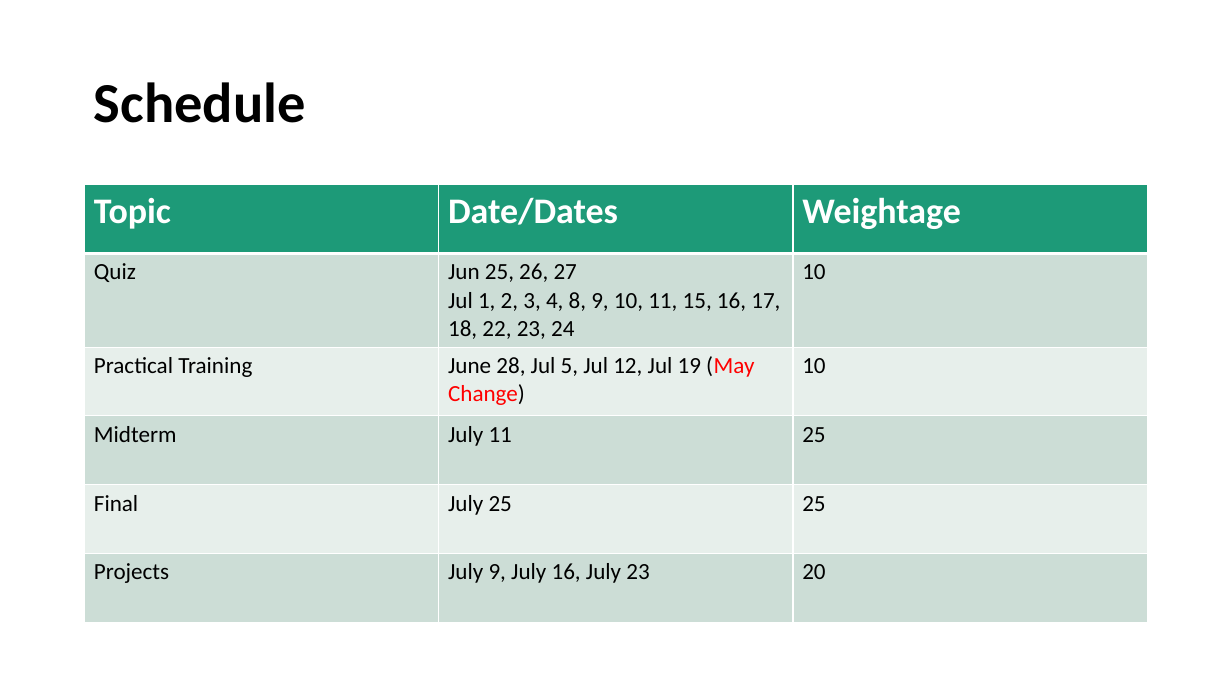
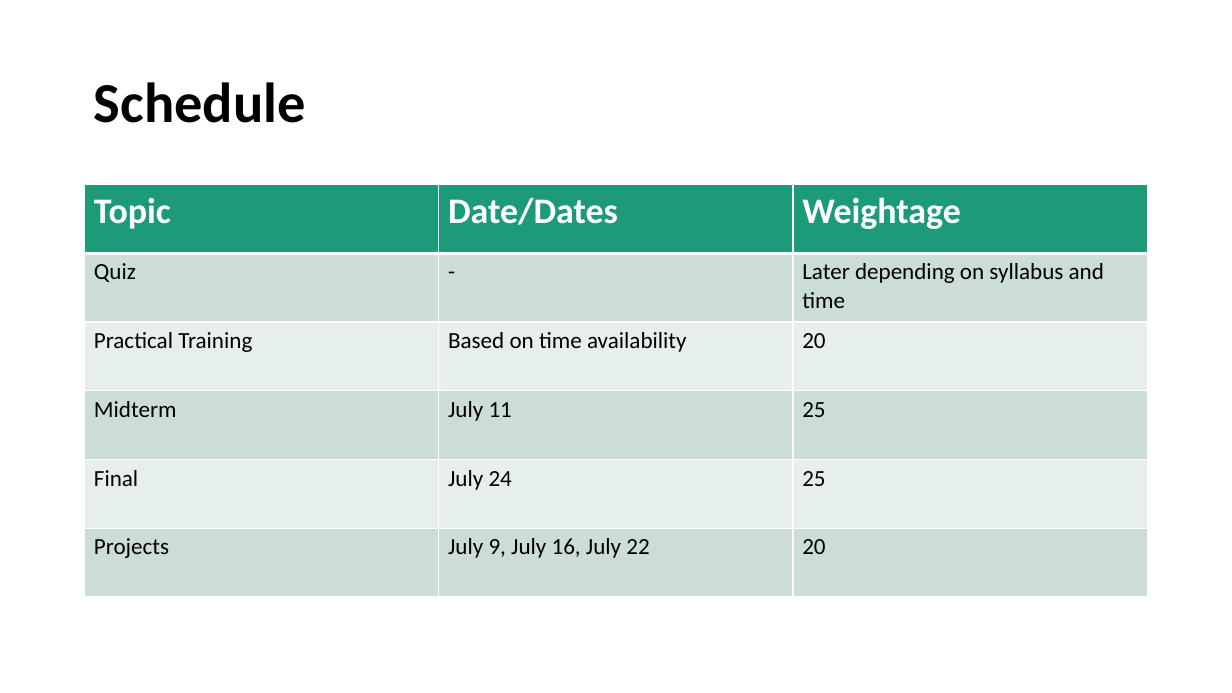
Before and after one commit to HKohin/Python-for-Upward-Bound-Program, a slide deck: slide 9 of PYTHON_1_Fundamentals of Python.pptx. Drawn at 1232x693 pixels with LibreOffice and Linux fonts; fonts in the diff are those of the drawing. Boxes give left, top, right and bottom in pixels: in the first picture for what was removed or moved away, otherwise in the second. Text is boxed around its words. In the diff, an @@ line names an element or a change of style, - is before the commit and + after.

```diff
--- a/PYTHON_1_Fundamentals of Python.pptx
+++ b/PYTHON_1_Fundamentals of Python.pptx
@@ table at (85, 185, 1147, 598) @@
-row 2, column 2: Jun 25, 26, 27 / Jul 1, 2, 3, 4, 8, 9, 10, 11, 15, 16, 17, 18, 22, 23, 24
+row 2, column 2: -
-row 2, column 3: 10
+row 2, column 3: Later depending on syllabus and time
-row 3, column 2: June 28, Jul 5, Jul 12, Jul 19 (May Change)
+row 3, column 2: Based on time availability
-row 3, column 3: 10
+row 3, column 3: 20
-row 5, column 2: July 25
+row 5, column 2: July 24
-row 6, column 2: July 9, July 16, July 23
+row 6, column 2: July 9, July 16, July 22
```
